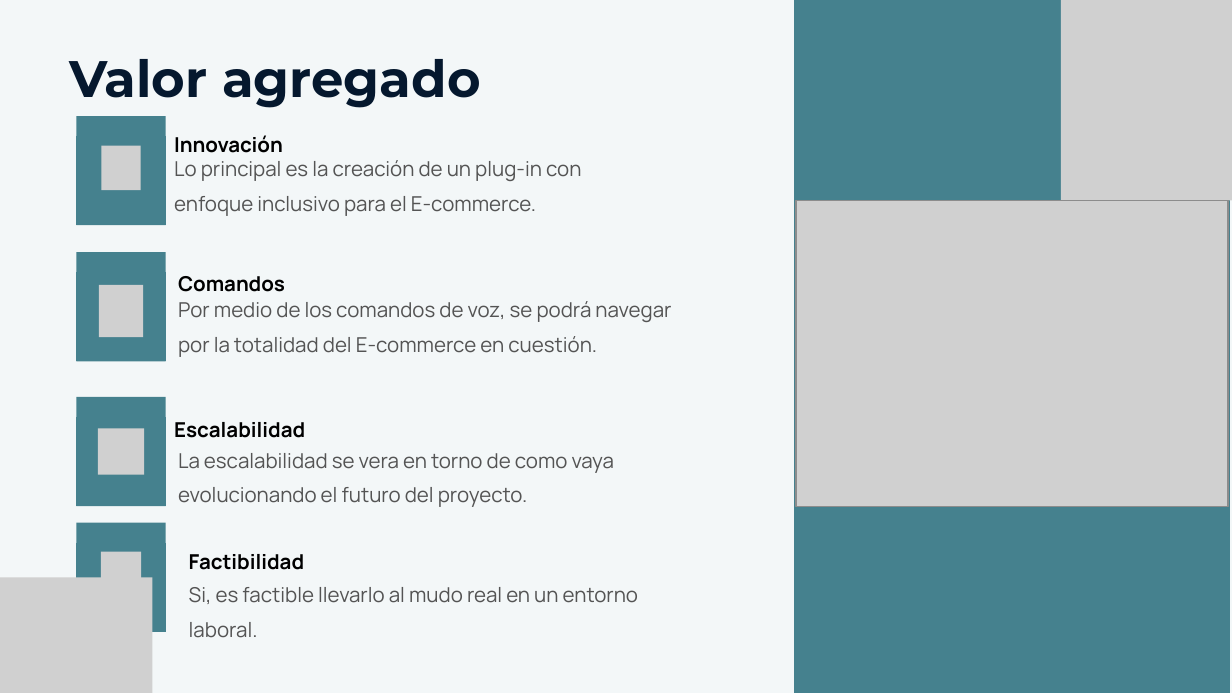
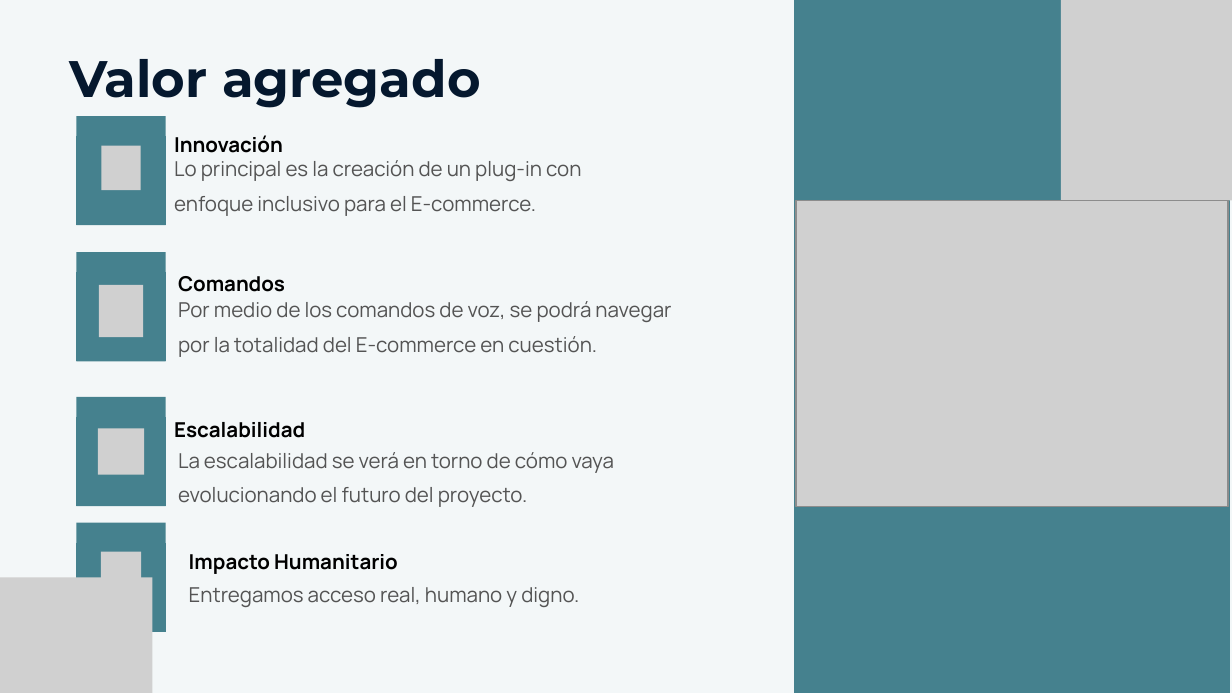
Before and after one commit to FelipeMunhoz18/FelipeMunhoz18-Bravo-Vargas-Munoz-Docs, a slide deck: slide 14 of Evidencias del Proyecto/Capstone ppt.pptx. Drawn at 1232x693 pixels with LibreOffice and Linux fonts; fonts in the diff are those of the drawing; grey boxes stand for pictures. Boxes give left, top, right and bottom in pixels: in the first picture for what was removed or moved away, otherwise in the second. Text is boxed around its words. In the diff, an @@ line names an element or a change of style, - is before the commit and + after.

Commit message:
Se subió el ppt y codigo fuente a evidencias del proyecto.

```diff
--- a/Evidencias del Proyecto/Capstone ppt.pptx
+++ b/Evidencias del Proyecto/Capstone ppt.pptx
@@ text at [178,452,614,507]: text changed @@
-La escalabilidad se vera en torno de como vaya evolucionando el futuro del proyecto.
+La escalabilidad se verá en torno de cómo vaya evolucionando el futuro del proyecto.
@@ text removed at [189,554,304,570] @@
-Factibilidad
@@ text added at [189,554,398,574], 12 pt, text #000000, bold @@
+Impacto Humanitario
@@ text removed at [189,587,638,638] @@
-Si, es factible llevarlo al mudo real en un entorno laboral.
@@ text added at [189,587,579,607], 12 pt, text #545454 @@
+Entregamos acceso real, humano y digno.
```
Also in this commit, not shown: 2 other slides changed, 1 slide added, 2 slides removed.
